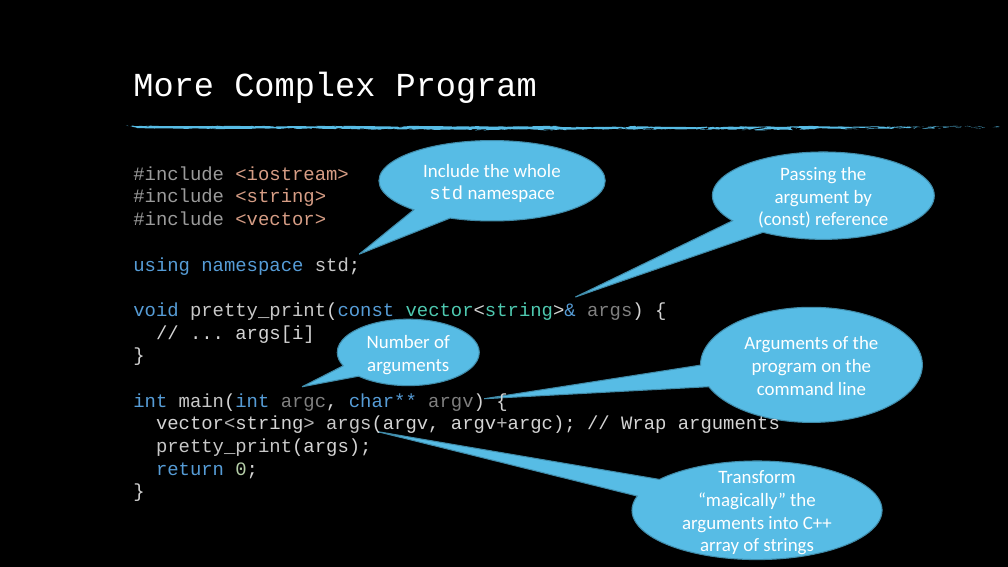
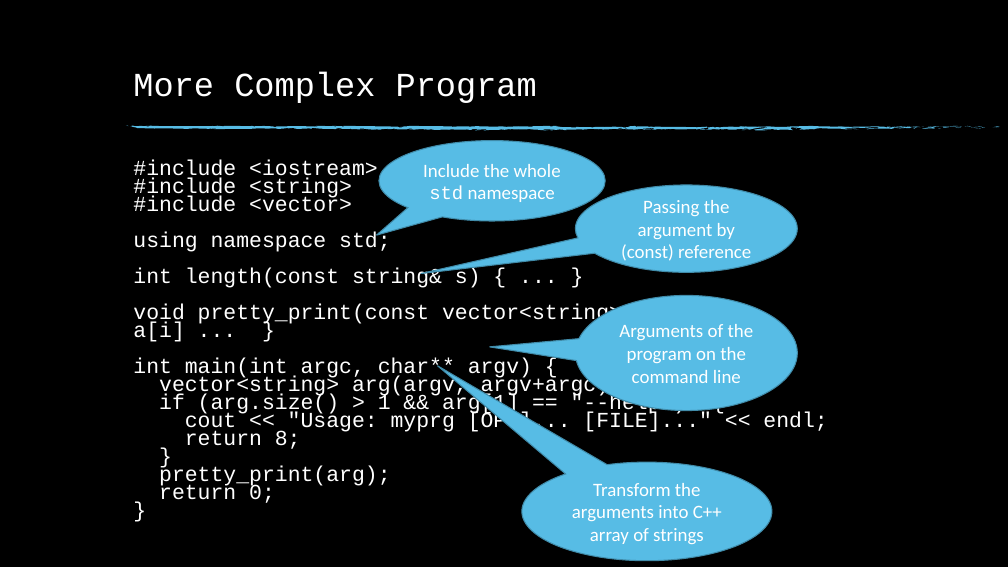
Before and after one commit to fan1x/fan1x.github.io, a slide deck: slide 22 of data/2022-23/cpp/ex02.pptx (slide 24 before the commit). Drawn at 1008x567 pixels with LibreOffice and Linux fonts; fonts in the diff are those of the drawing; background and template pictures are left out. Boxes give left, top, right and bottom in pixels: in the first picture for what was removed or moved away, otherwise in the second. Text is boxed around its words. In the diff, an @@ line names an element or a change of style, - is before the commit and + after.

```diff
--- a/data/2022-23/cpp/ex02.pptx
+++ b/data/2022-23/cpp/ex02.pptx
@@ text at [133,160,827,503]: text changed; size 18 to 20.4 pt; text colour #D4D4D4 to #FFFFFF @@
-#include <iostream>
-#include <string>
-#include <vector>
-using namespace std;
-void pretty_print(const vector<string>& args) {
-// ... args[i]
-}
-int main(int argc, char** argv) {
-vector<string> args(argv, argv+argc); // Wrap arguments
-pretty_print(args);
-return 0;
-}
+#include <iostream>
+#include <string>
+#include <vector>
+using namespace std;
+int length(const string& s) { ... }
+void pretty_print(const vector<string>& a) { ... a[i] ... }
+int main(int argc, char** argv) {
+vector<string> arg(argv, argv+argc);
+if (arg.size() > 1 && arg[1] == "--help") {
+cout << "Usage: myprg [OPT]... [FILE]..." << endl;
+return 8;
+}
+pretty_print(arg);
+return 0;
+}
@@ proportions changed in 4 elements at [379,141,605,221], [575,296,797,411], [522,462,772,560], [575,185,797,273] @@
@@ speech bubble "Passing the argument by (const) ...": place and size @@
-speech bubble "Passing the argument by (const) ..." at [712,152,934,240]
+speech bubble "Passing the argument by (const) ..." at [575,185,797,273]
@@ speech bubble "Arguments of the program on ...": place and size @@
-speech bubble "Arguments of the program on ..." at [700,307,922,422]
+speech bubble "Arguments of the program on ..." at [575,296,797,411]
@@ speech bubble removed at [337,319,479,386] @@
-Number of arguments
@@ speech bubble "Transform the arguments into C++ ...": place and size @@
-speech bubble "Transform the arguments into C++ ..." at [632,461,882,560]
+speech bubble "Transform the arguments into C++ ..." at [522,462,772,560]
@@ text in speech bubble at [572,483,722,544]: text changed @@
-Transform “magically” the arguments into C++ array of strings
+Transform the arguments into C++ array of strings
```
Also in this commit, not shown: 15 other slides changed, 5 slides added, 9 slides removed.
